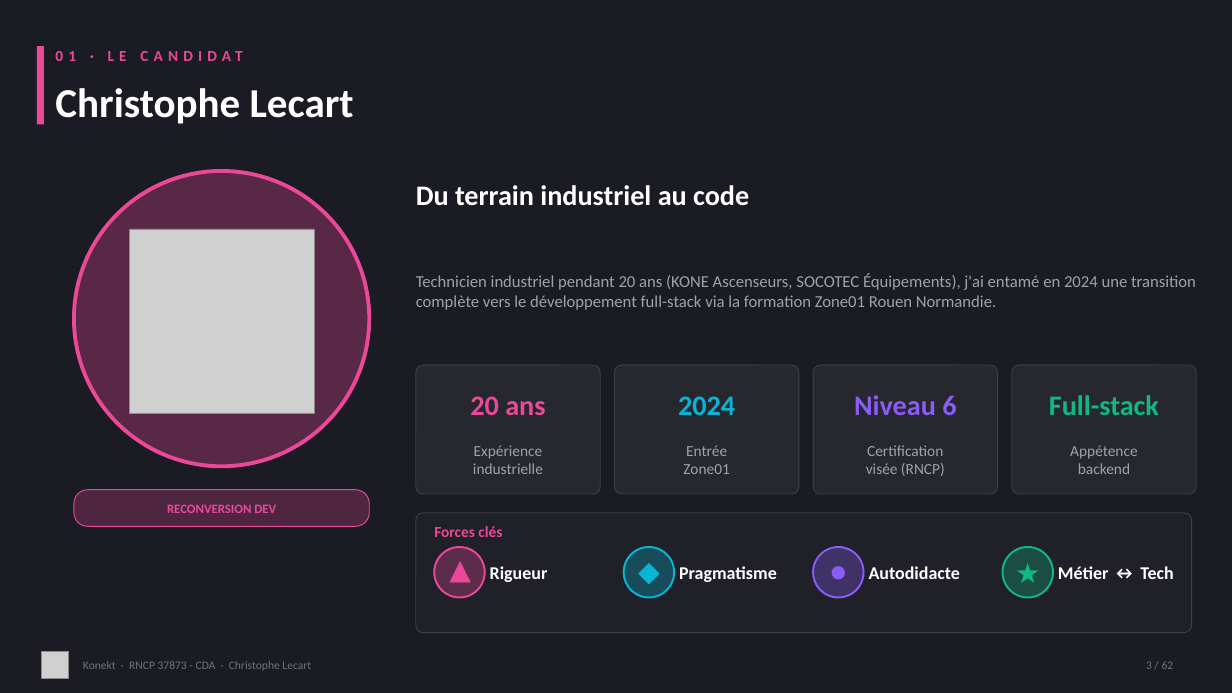
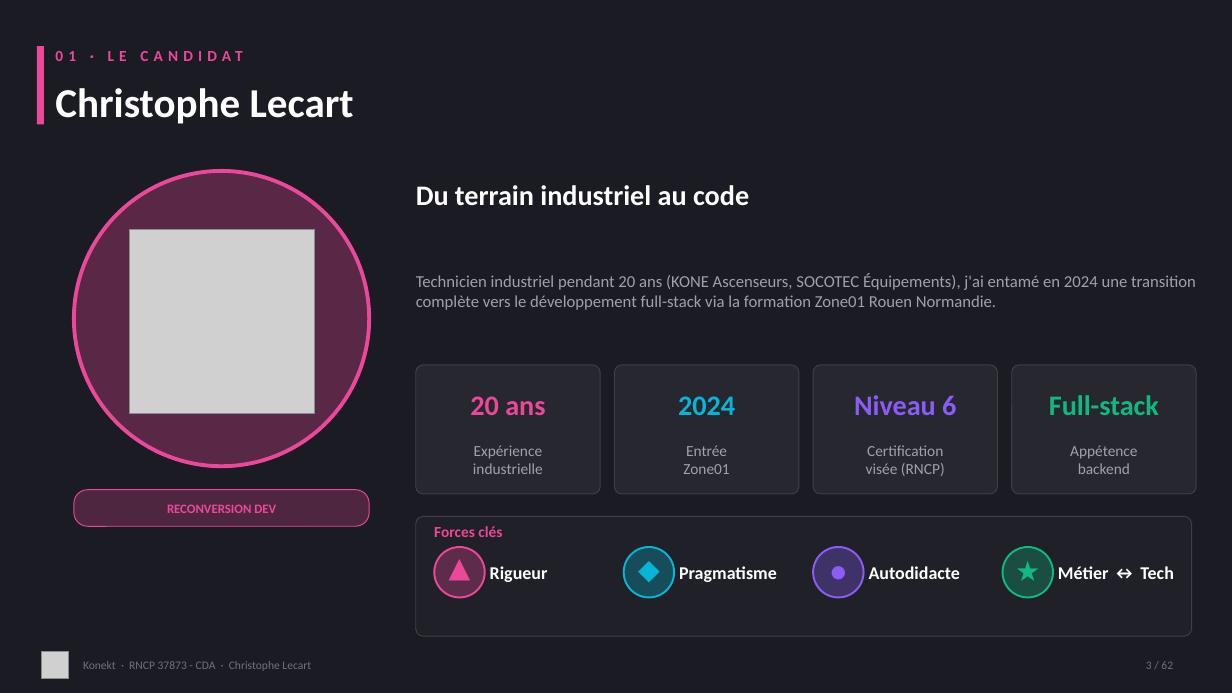
Before and after one commit to CLecart/social-network, a slide deck: slide 3 of dossier-certification/00-presentation/Konekt_RNCP_37873_Support_Visuel.pptx. Drawn at 1232x693 pixels with LibreOffice and Linux fonts; fonts in the diff are those of the drawing; grey boxes stand for pictures. Boxes give left, top, right and bottom in pixels: in the first picture for what was removed or moved away, otherwise in the second. Text is boxed around its words. In the diff, an @@ line names an element or a change of style, - is before the commit and + after.

```diff
--- a/dossier-certification/00-presentation/Konekt_RNCP_37873_Support_Visuel.pptx
+++ b/dossier-certification/00-presentation/Konekt_RNCP_37873_Support_Visuel.pptx
@@ rounded rectangle: place and size @@
-rounded rectangle at (416,513,1192,633)
+rounded rectangle at (416,517,1192,637)
@@ text "★" rewrapped from (1003,547,1054,598) to (1003,543,1054,598) @@
```
Also in this commit, not shown: 7 other slides changed.
